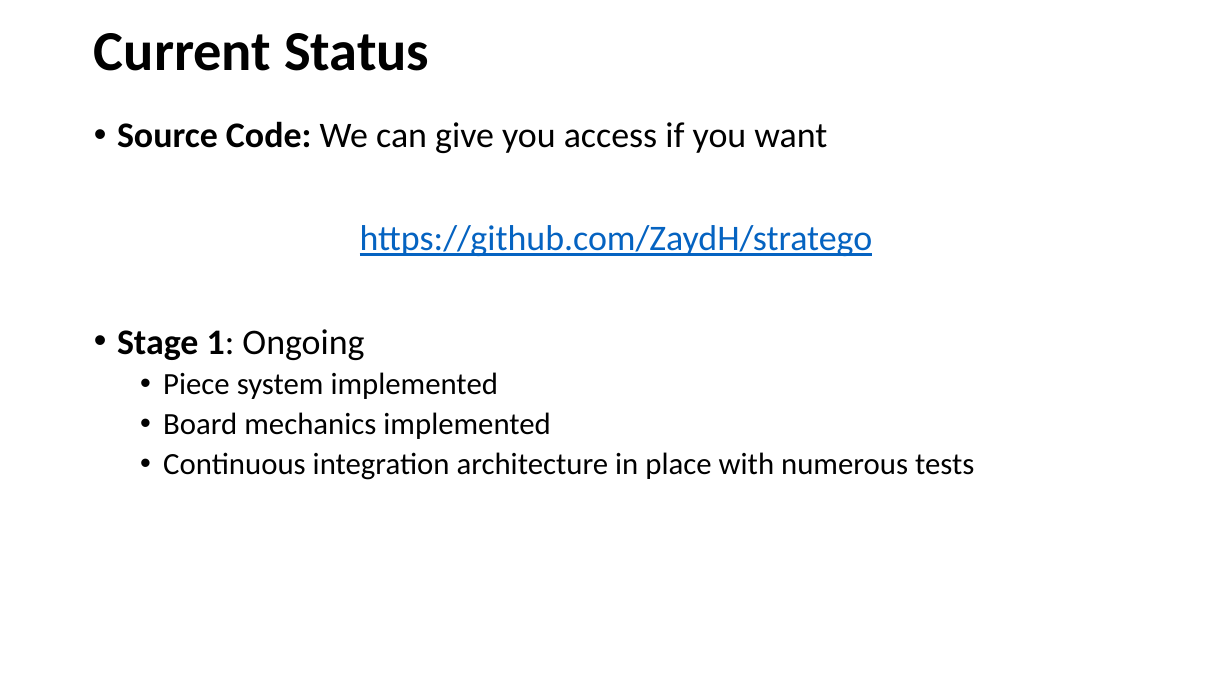
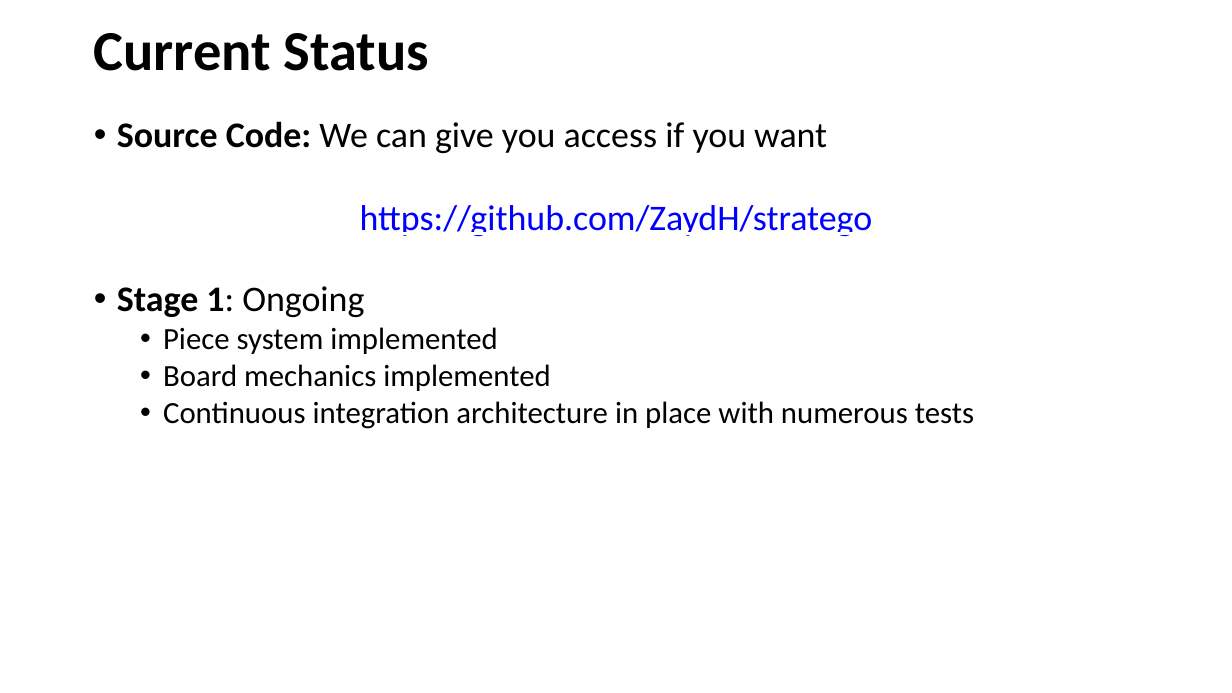
Before and after one commit to ZaydH/stratego, a slide deck: slide 6 of weekly_slides/cis510_meeting_2019_04_12.pptx. Drawn at 1232x693 pixels with LibreOffice and Linux fonts; fonts in the diff are those of the drawing. Boxes give left, top, right and bottom in pixels: in the first picture for what was removed or moved away, otherwise in the second. Text is boxed around its words. In the diff, an @@ line names an element or a change of style, - is before the commit and + after.

```diff
--- a/weekly_slides/cis510_meeting_2019_04_12.pptx
+++ b/weekly_slides/cis510_meeting_2019_04_12.pptx
@@ text "Source Code: We can give ..." at bbox=[117, 121, 974, 429]: text colour #0563C1 to #0000FF in "https://github.com/ZaydH/stratego"; less space between paragraphs; line spacing 0.9 to 1 @@
```
Also in this commit, not shown: 5 other slides changed, 1 slide added.
